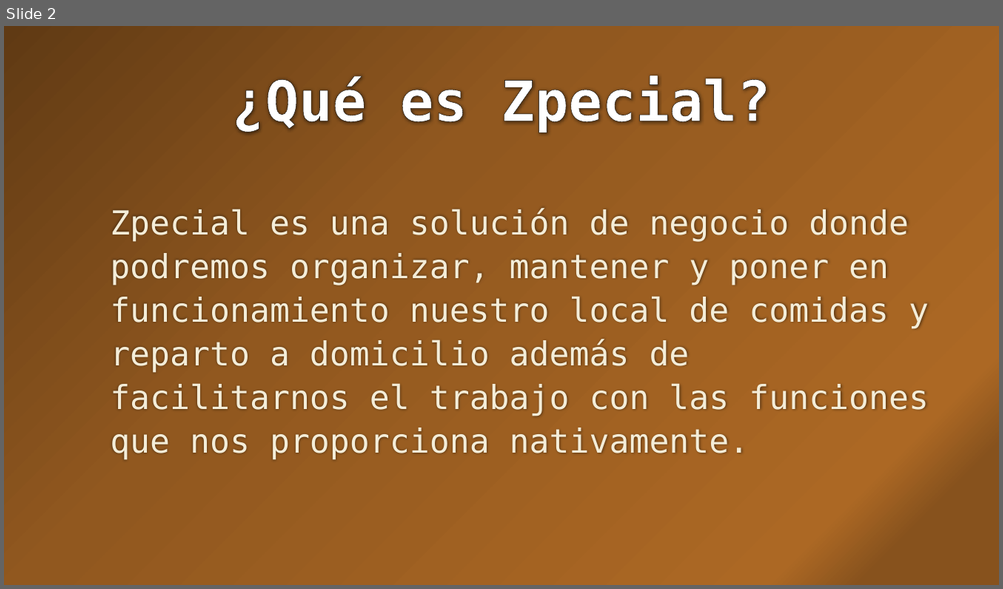
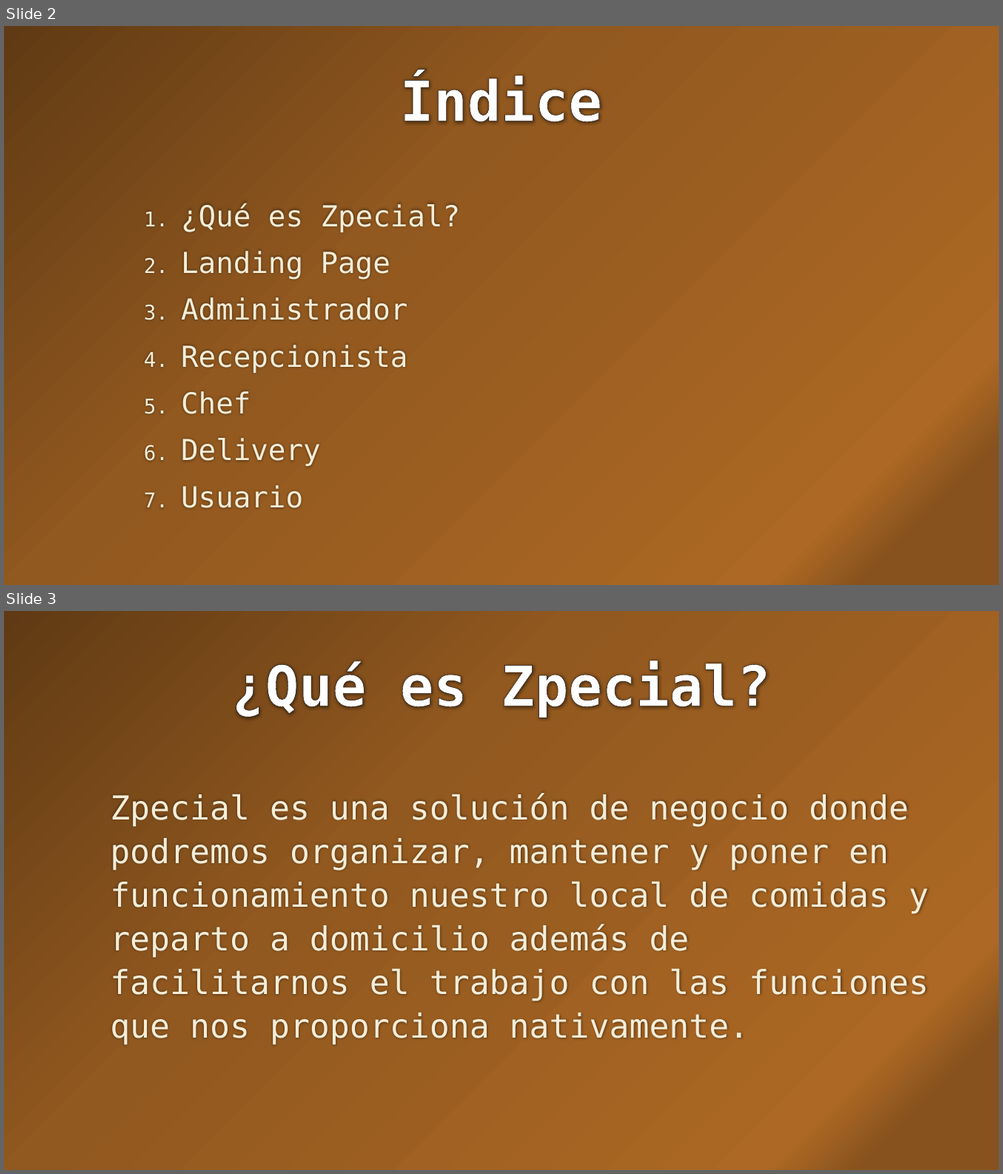
Before and after one commit to Cris-Alcala/FCT-React-Node, a slide deck: Zpecial.pptx. Shown one above the other, each under a label of ours: slide 2 before the commit, slides 2 and 3 after it. The pictures are 1003x589 and 1003x1174 pixels, drawn with LibreOffice and Linux fonts; fonts in the diff are those of the drawing. Boxes give left, top, right and bottom in pixels: in the first picture for what was removed or moved away, otherwise in the second. Text is boxed around its words. In the diff, an @@ line names an element or a change of style, - is before the commit and + after.

```diff
--- a/Zpecial.pptx
+++ b/Zpecial.pptx
@@ slide 2 added at (4,26,999,585), background gradient #603A14 to #91581F to #AC6824 to #87521D @@
@@ title added at (400,75,602,123), 54 pt, text #FFFFFF, bold @@
+Índice
@@ text added at (181,203,461,508), 28 pt, text #F4EDD8 @@
+  1. ¿Qué es Zpecial?
+  2. Landing Page
+  3. Administrador
+  4. Recepcionista
+  5. Chef
+  6. Delivery
+  7. Usuario
@@ what was slide 2 is now slide 3 @@
```
